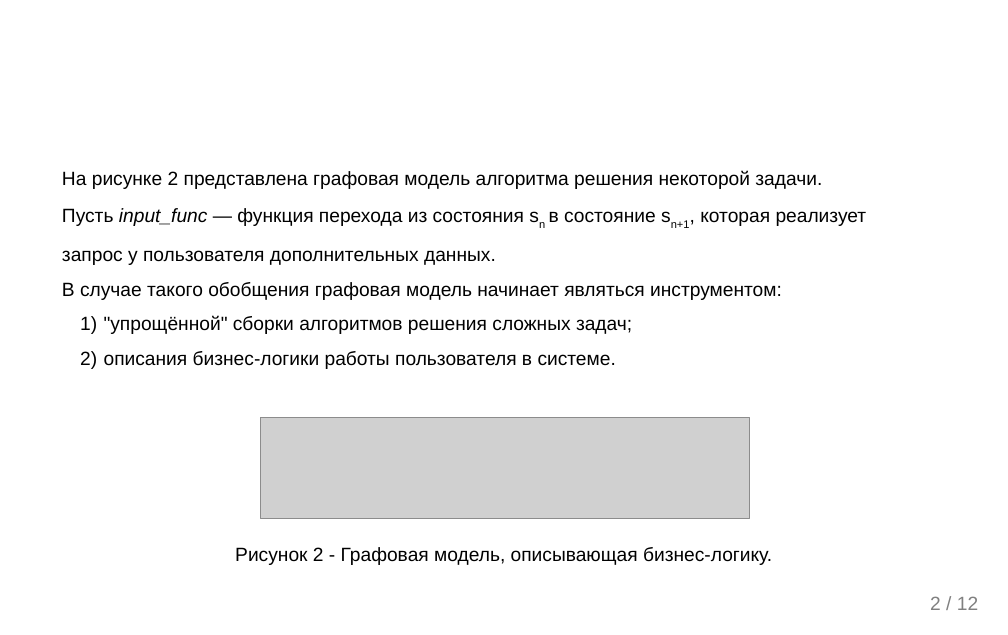
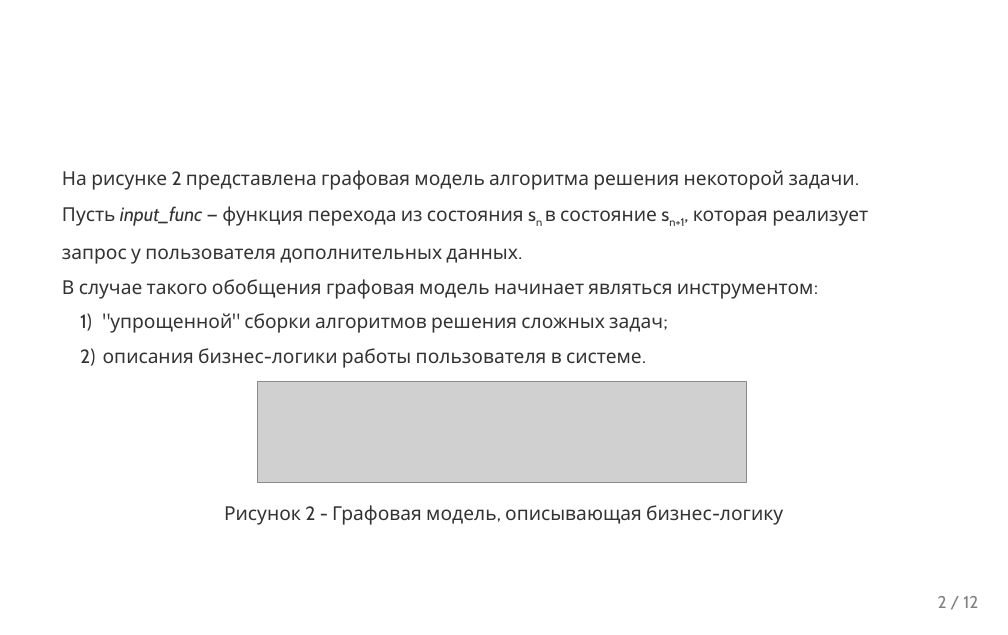
Before and after one commit to ITesserakt/Kodept, a slide deck: slide 3 of 04 - ВКРы/2019-2020 - Бизнес-логика в САПР на основе ГПИ/03 - Презентация/buisnes-logic_on_GBSE.pptx. Drawn at 1008x635 pixels with LibreOffice and Linux fonts; fonts in the diff are those of the drawing; grey boxes stand for pictures; background and template pictures are left out. Boxes give left, top, right and bottom in pixels: in the first picture for what was removed or moved away, otherwise in the second. Text is boxed around its words. In the diff, an @@ line names an element or a change of style, - is before the commit and + after.

```diff
--- a/04 - ВКРы/2019-2020 - Бизнес-логика в САПР на основе ГПИ/03 - Презентация/buisnes-logic_on_GBSE.pptx
+++ b/04 - ВКРы/2019-2020 - Бизнес-логика в САПР на основе ГПИ/03 - Презентация/buisnes-logic_on_GBSE.pptx
@@ text at bbox=[62, 170, 868, 368]: font Arial to Cabin, text colour #000000 to #333333 in "На рисунке 2 представлена графовая модель алгоритма ...", "Пусть input_func — функция перехода из состояния ...", "В случае такого обобщения графовая модель начинает ...", "описания бизнес-логики работы пользователя в системе."; now subscript in "sn sn+1,"; bullet colour #000000 to #333333 @@
@@ text at bbox=[110, 313, 663, 333]: text changed; font Arial to Cabin; text colour #000000 to #333333 @@
-  1) "упрощённой" сборки алгоритмов решения сложных задач;
+  1) "упрощенной" сборки алгоритмов решения сложных задач;
@@ picture: place and size @@
-picture at bbox=[260, 417, 750, 518]
+picture at bbox=[257, 381, 747, 482]
@@ text at bbox=[224, 505, 783, 525]: text changed; font Arial to Cabin; text colour #000000 to #333333 @@
-Рисунок 2 - Графовая модель, описывающая бизнес-логику.
+Рисунок 2 - Графовая модель, описывающая бизнес-логику
@@ text "2 / 12" at bbox=[938, 596, 978, 608]: size 18 to 16 pt, font Arial to Cabin @@
```
Also in this commit, not shown: 12 other slides changed.
